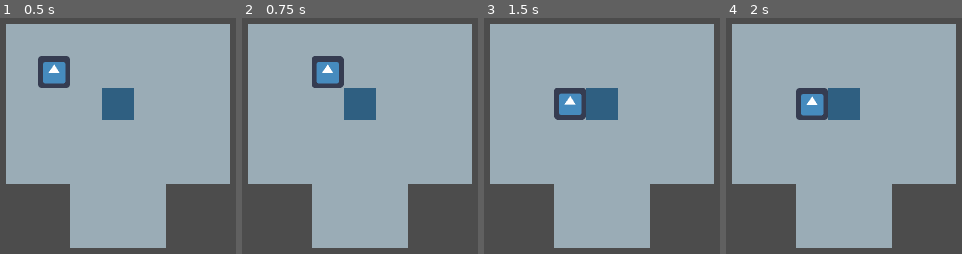
Above: before the commit, frames 1-4 (left to right).
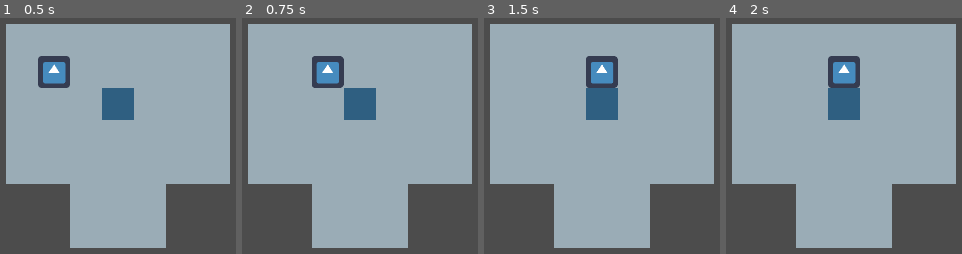
Above: after the commit, the same moments.

Repository: mharitsnf/STACC
Game: Godot game, scene res://src/main/Game.tscn
Same seed, same stepped clock (60 frames per second), same inputs: the game is played once before the commit and once after it. The engine's default icon, where the game draws it, is replaced by a stand-in: a white triangle on a blue panel in a dark square.
Inputs:
- Up to frame 1 (0.5 s): no input
- Up to frame 2 (0.75 s): tap Enter at 0.5 s; hold D (right) from 0.53 s (still down); tap Space (run_stack) at 0.6 s
- Up to frame 3 (1.5 s): tap Space (run_stack) at 1.25, 1.35 s; release D (right) at 1.28 s; hold S (down) from 1.28 s (still down)
- Up to frame 4 (2 s): keep holding S (down)

Frame 1 is identical in both runs. In frame 3, 3.6% of the frame differs, in the area x 29-57%, y 16-44%; in frame 4, 3.7%.

Commit message:
Implement falling and reset level

Diff:
--- a/src/autoloads/globals.gd
+++ b/src/autoloads/globals.gd
@@ -1,5 +1,9 @@
 extends Node
 
 var output : TextureRect
+var viewport : Viewport
+var output_player : AnimationPlayer
+
+var current_level_path = "res://src/levels/LevelTest1.tscn"
 
 signal reset_level
--- a/src/main/Game.tscn
+++ b/src/main/Game.tscn
@@ -1,7 +1,7 @@
-[gd_scene load_steps=8 format=2]
+[gd_scene load_steps=11 format=2]
 
 [ext_resource path="res://src/levels/LevelTest1.tscn" type="PackedScene" id=1]
-[ext_resource path="res://src/main/grid.gd" type="Script" id=2]
+[ext_resource path="res://assets/transition.png" type="Texture" id=2]
 [ext_resource path="res://assets/spritesheet.png" type="Texture" id=3]
 [ext_resource path="res://src/main/root.gd" type="Script" id=4]
 
@@ -35,10 +35,65 @@
 1/shapes = [  ]
 1/z_index = 0
 
+[sub_resource type="Shader" id=2]
+code = "shader_type canvas_item;
+render_mode unshaded;
+
+uniform float cutoff : hint_range(0.0, 1.0);
+uniform float smooth_size : hint_range(0.0, 1.0);
+uniform sampler2D mask : hint_albedo;
+
+uniform vec4 standby_color : hint_color;
+
+void fragment()
+{
+	vec4 screen = texture(TEXTURE, UV);
+	float value = texture(mask, UV).r;
+	float mix_val = smoothstep(cutoff, cutoff + smooth_size, value * (1.0 - smooth_size) + smooth_size);
+	COLOR = mix(screen, standby_color, mix_val);
+}"
+
 [sub_resource type="ShaderMaterial" id=3]
+shader = SubResource( 2 )
+shader_param/cutoff = 1.0
+shader_param/smooth_size = 0.5
+shader_param/standby_color = null
+shader_param/mask = ExtResource( 2 )
 
-[sub_resource type="ViewportTexture" id=2]
+[sub_resource type="ViewportTexture" id=4]
 viewport_path = NodePath("ViewportContainer/Viewport")
+
+[sub_resource type="Animation" id=5]
+resource_name = "hide"
+length = 0.5
+tracks/0/type = "value"
+tracks/0/path = NodePath(".:material:shader_param/cutoff")
+tracks/0/interp = 1
+tracks/0/loop_wrap = true
+tracks/0/imported = false
+tracks/0/enabled = true
+tracks/0/keys = {
+"times": PoolRealArray( 0, 0.5 ),
+"transitions": PoolRealArray( 1, 1 ),
+"update": 0,
+"values": [ 1.0, 0.0 ]
+}
+
+[sub_resource type="Animation" id=6]
+resource_name = "show"
+length = 0.5
+tracks/0/type = "value"
+tracks/0/path = NodePath(".:material:shader_param/cutoff")
+tracks/0/interp = 1
+tracks/0/loop_wrap = true
+tracks/0/imported = false
+tracks/0/enabled = true
+tracks/0/keys = {
+"times": PoolRealArray( 0, 0.5 ),
+"transitions": PoolRealArray( 1, 1 ),
+"update": 0,
+"values": [ 0.0, 1.0 ]
+}
 
 [node name="Game" type="Node"]
 script = ExtResource( 4 )
@@ -58,16 +113,17 @@
 
 [node name="LevelTest1" parent="ViewportContainer/Viewport" instance=ExtResource( 1 )]
 tile_set = SubResource( 1 )
-cell_size = Vector2( 32, 32 )
-format = 1
-script = ExtResource( 2 )
 
 [node name="Output" type="TextureRect" parent="."]
 material = SubResource( 3 )
 margin_right = 40.0
 margin_bottom = 40.0
-texture = SubResource( 2 )
+texture = SubResource( 4 )
 flip_v = true
 __meta__ = {
 "_edit_use_anchors_": false
 }
+
+[node name="AnimationPlayer" type="AnimationPlayer" parent="Output"]
+anims/hide = SubResource( 5 )
+anims/show = SubResource( 6 )
--- a/src/main/grid.gd
+++ b/src/main/grid.gd
@@ -1,20 +1,9 @@
 extends TileMap
 
+
+export var level_name = ''
 export var move_charge = 3
-
-
-func _ready():
-	Globals.connect("reset_level", self, "_on_reset_level")
 
 
 func request_next_position(pos, direction):
 	return get_cellv(world_to_map(pos) + direction)
-
-
-func _on_reset_level():
-	print('aaa')
-	$Player.is_running = true
-	$Player.position = $SpawnPosition.position
-	$Player.current_charge = move_charge
-	$Player/Sprite.scale = Vector2(0.5, 0.5)
-	$Player.is_running = false
--- a/src/main/root.gd
+++ b/src/main/root.gd
@@ -2,3 +2,20 @@
 
 func _ready():
 	Globals.output = $Output
+	Globals.output_player = $Output/AnimationPlayer
+	Globals.viewport = $ViewportContainer/Viewport
+
+	Globals.connect("reset_level", self, '_on_reset_level')
+
+func _on_reset_level():
+	Globals.output_player.play('hide')
+	yield(Globals.output_player, "animation_finished")
+
+	Globals.viewport.get_child(0).queue_free()
+	yield(get_tree(), "idle_frame")
+
+	var reloaded_level = load(Globals.current_level_path).instance()
+	Globals.viewport.add_child(reloaded_level)
+
+	Globals.output_player.play('show')
+	yield(Globals.output_player, "animation_finished")
--- a/src/player/player.gd
+++ b/src/player/player.gd
@@ -9,9 +9,13 @@
 
 var move_stack = []
 var is_running = false
+var is_falling = false
 
+signal move_done
 
 func _ready():
+	connect("move_done", self, "_on_move_done")
+	Globals.connect("reset_level", self, "_on_reset_level")
 	position = spawn_pos.position
 
 
@@ -24,79 +28,80 @@
 		var direction = get_input_direction()
 		if direction and current_charge > 0:
 			run_movement(direction)
+			return
 
 
 func run_movement(direction):
 	is_running = true
 
-	var res = handle_move(direction)
+	handle_move(direction)
+	yield(self, "move_done")
+
 	move_stack.append(direction)
-
 	current_charge -= 1
 	is_running = false
 
-	# Reset level
-	if not res:
-		yield($AnimationPlayer, "animation_finished")
+	if is_falling:
 		Globals.emit_signal("reset_level")
 
 
 func run_stack():
-	var res
 	is_running = true
 
 	while not move_stack.empty():
 		var direction = move_stack.pop_front()
-		res = handle_move(direction)
 
-		if not res: break
+		handle_move(direction)
+		yield(self, "move_done")
+
+		if is_falling: break
 
 		yield(get_tree().create_timer(.5), "timeout")
 
 	current_charge -= 1
 	is_running = false
 
-	# Reset level
-	if not res:
-		yield($AnimationPlayer, "animation_finished")
+	if is_falling:
 		Globals.emit_signal("reset_level")
 
 
 func handle_move(direction):
 	var next_cell_type = parent.request_next_position(position, direction)
+	var falling = false
+
 	match next_cell_type:
 		Empty:
 			# Fall
 			move_to(direction)
 			yield($Tween, "tween_all_completed")
 			fall()
-			return false
+			yield($AnimationPlayer, "animation_finished")
+			falling = true
 
 		Ground:
 			# Move and run move animation
 			move_to(direction)
-			return true
+			yield($Tween, "tween_all_completed")
 
 		Obstacle:
 			hit_obstacle()
-			return true
+			yield($AnimationPlayer, "animation_finished")
+
+	emit_signal("move_done", falling)
 
 
 func move_to(direction):
 	var new_pos = parent.map_to_world(parent.world_to_map(position) + direction)
 	$Tween.interpolate_property(self, 'position', position, new_pos, .3, Tween.TRANS_EXPO, Tween.EASE_OUT)
 	$Tween.start()
-	yield($Tween, "tween_all_completed")
 
 
 func hit_obstacle():
 	$AnimationPlayer.play("bump")
-	yield($AnimationPlayer, "animation_finished")
 
 
 func fall():
 	$AnimationPlayer.play("fall")
-	yield($AnimationPlayer, "animation_finished")
 
 
 func get_input_direction():
@@ -104,3 +109,11 @@
 		int(Input.is_action_just_pressed("right")) - int(Input.is_action_just_pressed("left")),
 		int(Input.is_action_just_pressed("down")) - int(Input.is_action_just_pressed("up"))
 	)
+
+
+func _on_reset_level():
+	set_physics_process(false)
+
+
+func _on_move_done(falling):
+	is_falling = falling
